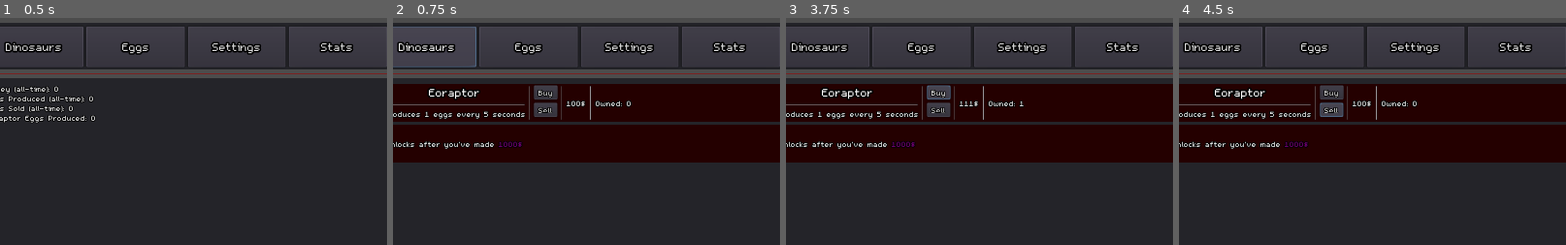
Above: before the commit, frames 1-4 (left to right).
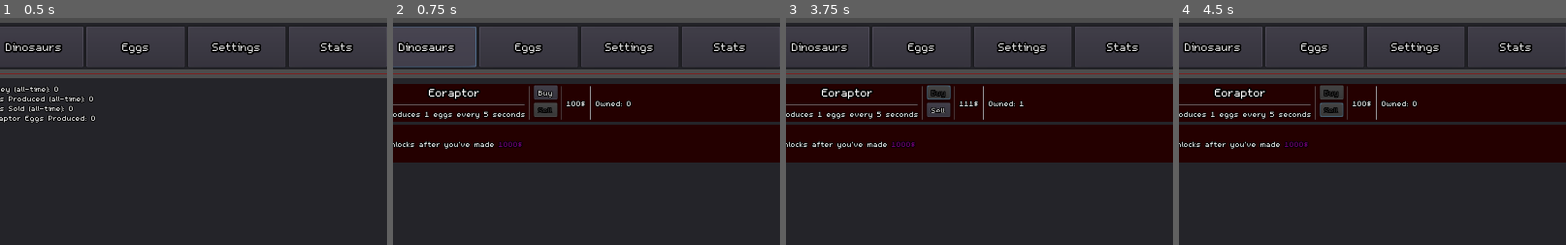
Above: after the commit, the same moments.

Repository: redaloe/dino-farmer
Game: Godot game, scene res://Main.tscn
Same seed, same stepped clock (60 frames per second), same inputs: the game is played once before the commit and once after it.
Inputs:
- Up to frame 1 (0.5 s): no input
- Up to frame 2 (0.75 s): click "Dinosaurs" at 0.5 s
- Up to frame 3 (3.75 s): click "Eggs" at 1.25 s; click "Stats" at 2 s; click "Dinosaurs" at 2.75 s; click "Buy" at 3.5 s
- Up to frame 4 (4.5 s): click "Sell" at 4.25 s
The pictures show only the part of the screen within x 3-53%, y 0-50%; the shares and areas given below are measured in that part.

Frame 1 is identical in both runs. In frame 2, less than 0.1% of the frame differs, in the area x 37-42%, y 39-42%; in frame 3, less than 0.1%; in frame 4, less than 0.1%, in the area x 37-42%, y 31-42%.

Commit message:
buttons now gray out if they cant be used

Diff:
--- a/DinoPanel.gd
+++ b/DinoPanel.gd
@@ -26,6 +26,14 @@
 # Called every frame. 'delta' is the elapsed time since the previous frame.
 func _process(delta):
 	amountLabel.text="Owned: "+String(Game.dinos[fname])
+	if (Game.money<Game.dino_prices[fname]):
+		$Panel/HBoxContainer/VBoxContainer2/Buy.disabled=true
+	else:
+		$Panel/HBoxContainer/VBoxContainer2/Buy.disabled=false
+	if (Game.dinos[fname]<1):
+		$Panel/HBoxContainer/VBoxContainer2/Sell.disabled=true
+	else:
+		$Panel/HBoxContainer/VBoxContainer2/Sell.disabled=false
 
 func _on_Sell_pressed():
 	if(Game.dinos[fname]>=1):
--- a/EggPanel.gd
+++ b/EggPanel.gd
@@ -22,7 +22,10 @@
 func _process(delta):
 	amountLabel.text="Owned: "+String(Game.eggs[fname])
 	priceLabel.text="%.2f$" % Game.market[fname]
-
+	if(Game.eggs[fname]<1):
+		$Panel/HBoxContainer/Button.disabled=true
+	else:
+		$Panel/HBoxContainer/Button.disabled=false
 
 func _on_Button_pressed():
 	if(Game.eggs[fname]>0):
